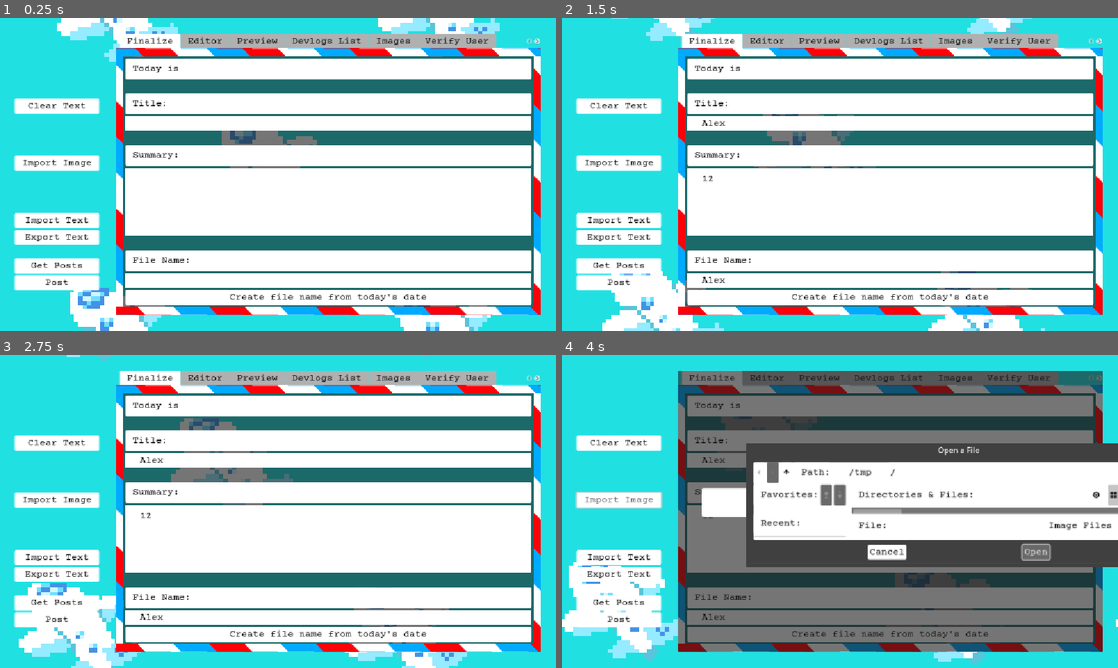
Above: before the commit, frames 1-4 (two rows, left to right).
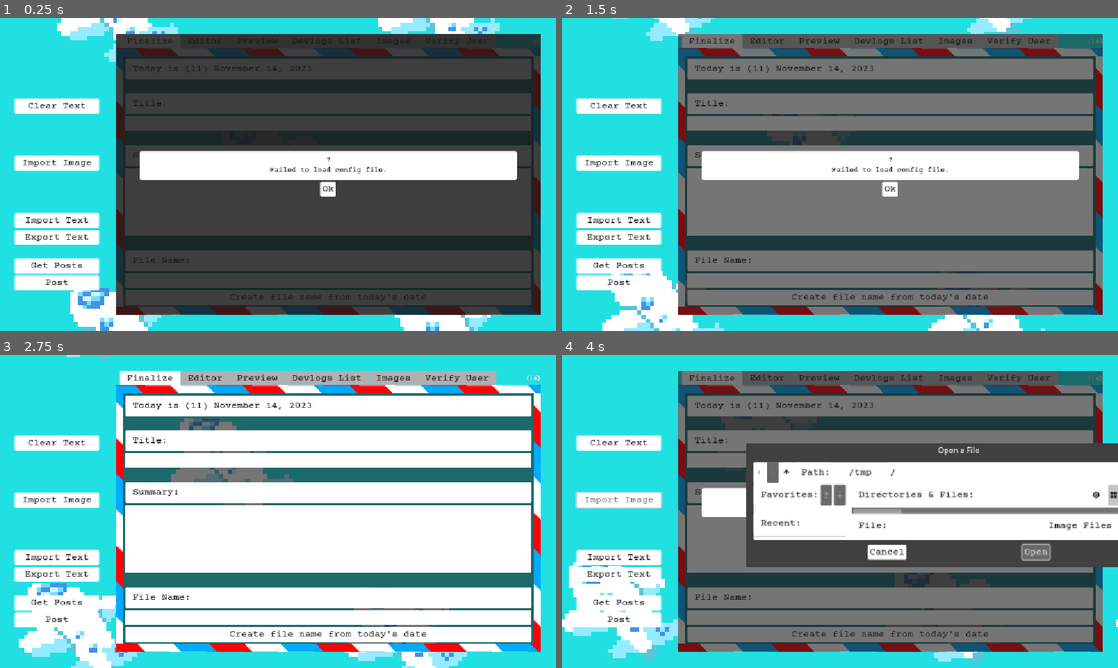
Above: after the commit, the same moments.

Repository: jennyton88/devlogs-maker
Game: Godot game, scene res://scenes/devlogs.tscn
The game is run twice, just before and just after one commit, with the same random seed, the same clock (stepped at 60 frames per second) and the same inputs.
Inputs (mouse positions are in pixels of both pictures, inside the frame that each line leads up to):
- Up to frame 1 (0.25 s): no input
- Up to frame 2 (1.5 s): click (890, 124) at 0.52 s; type "Alex" at 0.6 s; click (890, 202) at 0.75 s; type "12" at 0.83 s; click (890, 280) at 0.98 s; type "Alex" at 1.07 s; click (890, 190) at 1.25 s, where only the run after the commit has a clickable "Ok"
- Up to frame 3 (2.75 s): click (328, 527) at 2 s, where only the run after the commit has a clickable "Ok"
- Up to frame 4 (4 s): click "Clear Text" at 2.75 s; click "Import Image" at 3.5 s

The runs differ from the first frame. In frame 1, 63% of the frame differs, in the area x 20-98%, y 5-95%; in frame 2, 63%; in frame 3, 0.3%; in frame 4, 0.2%.
Error before the commit: Parse Error: Function "load_imgs()" not found in base self. (res://scripts/images.gd:12)

Commit message:
load images saved at the image path given from settings if they exist

Diff:
--- a/scripts/images.gd
+++ b/scripts/images.gd
@@ -12,6 +12,40 @@
 	load_imgs();
 
 	connect_startup.emit("images");
+
+func load_imgs():
+	var request = Requests.new();
+	var config = request.load_config();
+
+	if (typeof(config) == TYPE_DICTIONARY): # error
+		create_notif_popup.emit("Failed to load config file.");
+		return;
+
+	var img_path =  config.get_value("repo_info", "image_path");
+	img_path = img_path.rstrip("/");
+	var dir_access = DirAccess.open("user://");
+
+	var path = "assets/%s" % img_path;
+	if (dir_access.dir_exists(path)):
+		dir_access.change_dir(path);
+		var files = dir_access.get_files();
+		for filename in files:
+			match filename.get_extension():
+				"jpg":
+					load_curr_img(path, filename);
+				"png":
+					load_curr_img(path, filename);
+				_:
+					pass;
+
+
+func load_curr_img(path: String, filename: String):
+	var img = Image.new();
+	img.load("user://" + path + "/%s" % filename); # should check for errors
+	var tex = ImageTexture.new();
+	tex.set_image(img);
+	save_img(tex, filename);
+
 
 func save_img(img_data, img_name):
 	img_list.add_child(build_img_part(img_data, img_name));
